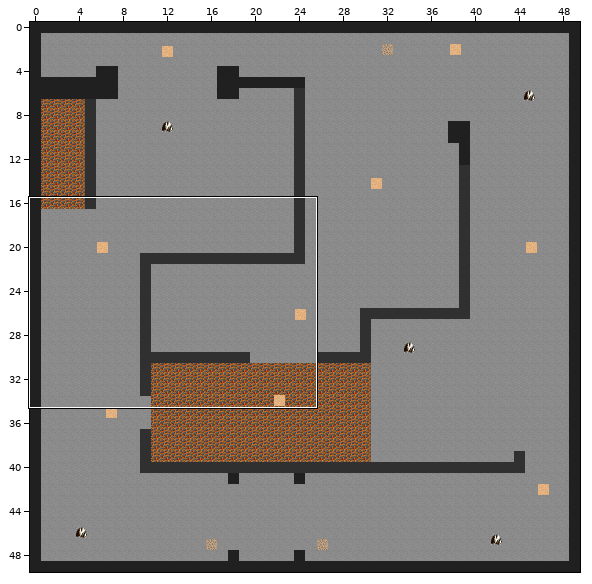
Tiled map, stored at maps/dm1.tmx. The picture above shows the old version from afar; the outline marks the close-up.
Close-up. The starting point:
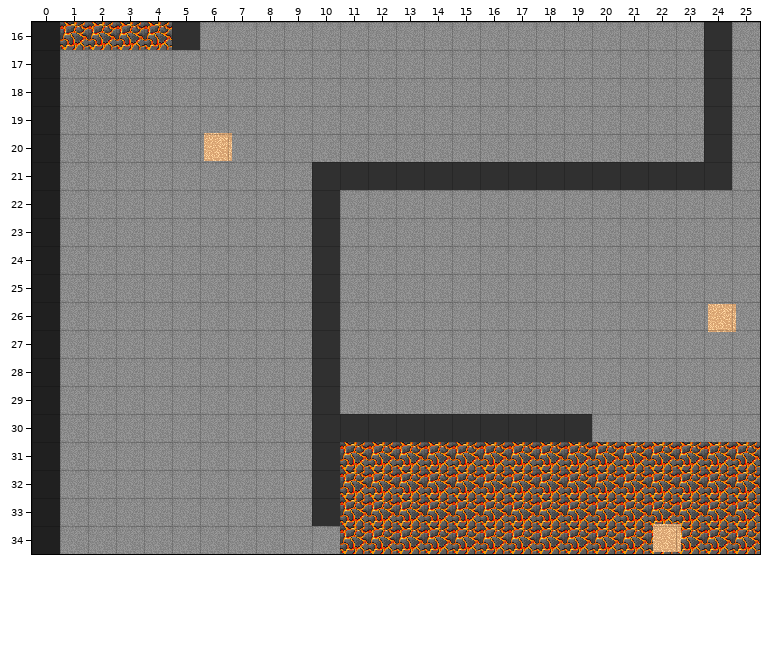
Cells are 32x32 px. Shown: x 0..25, y 16..34. The commit also changed other parts of the map, which this record leaves out.
Now the later version:
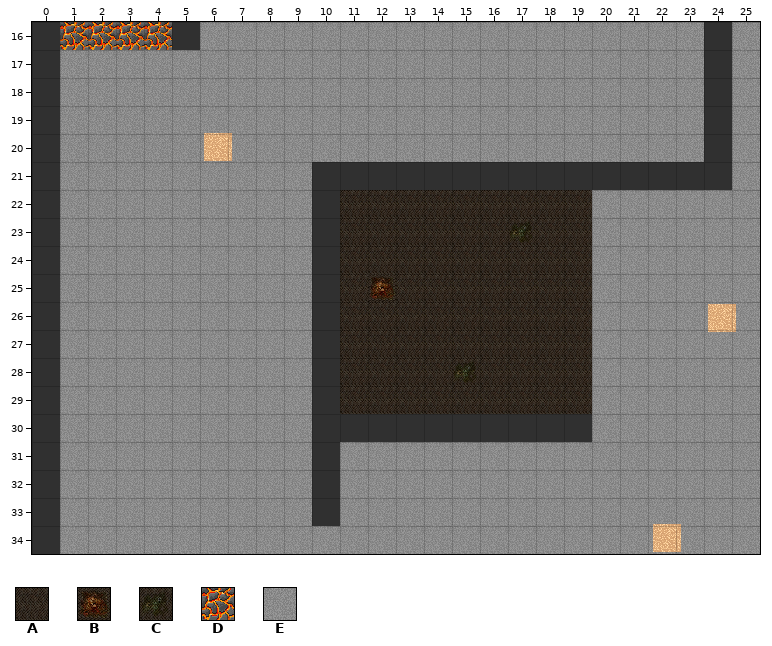
Key: from "quake3_r366": A 7, B 8, C 9; from "tileset": D 0, E 3.
_ is an empty cell, . an unchanged one.
From old to new:
--- layer "background"
@@ x 11..19 @@
-22 EEEEEEEEE
-23 EEEEEEEEE
-24 EEEEEEEEE
-25 EEEEEEEEE
-26 EEEEEEEEE
-27 EEEEEEEEE
-28 EEEEEEEEE
-29 EEEEEEEEE
+22 AAAAAAAAA
+23 AAAAAACAA
+24 AAAAAAAAA
+25 ABAAAAAAA
+26 AAAAAAAAA
+27 AAAAAAAAA
+28 AAAACAAAA
+29 AAAAAAAAA
--- layer "lava"
@@ x 11..25 @@
-31 DDDDDDDDDDDDDDD
-32 DDDDDDDDDDDDDDD
-33 DDDDDDDDDDDDDDD
-34 DDDDDDDDDDDDDDD
+31 _______________
+32 _______________
+33 _______________
+34 _______________
